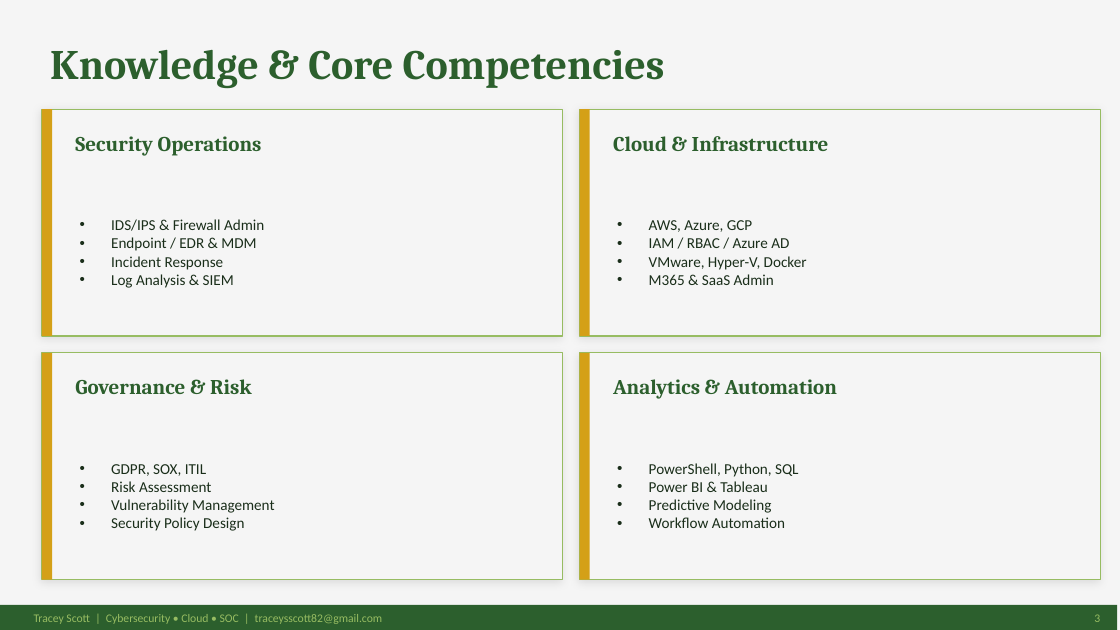
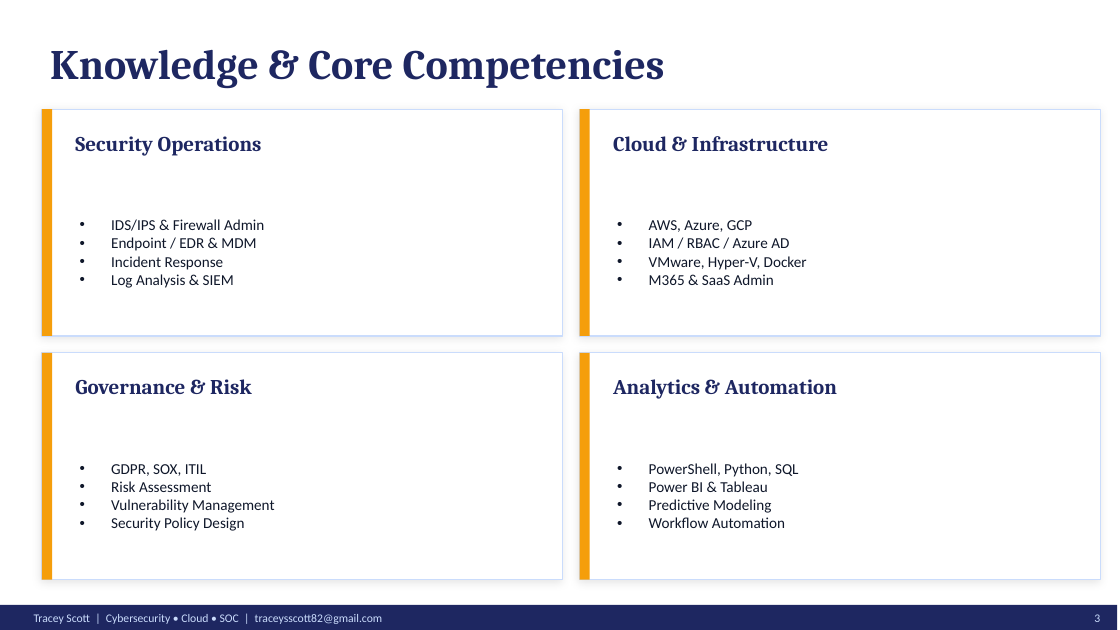
Before and after one commit to CyberTrace777/tracey-portfolio-deck, a slide deck: slide 3 of Tracey-Scott-Portfolio.pptx. Drawn at 1120x630 pixels with LibreOffice and Linux fonts; fonts in the diff are those of the drawing. Boxes give left, top, right and bottom in pixels: in the first picture for what was removed or moved away, otherwise in the second. Text is boxed around its words. In the diff, an @@ line names an element or a change of style, - is before the commit and + after.

Commit message:
Update deck colors to Midnight Executive palette

```diff
--- a/Tracey-Scott-Portfolio.pptx
+++ b/Tracey-Scott-Portfolio.pptx
@@ background #F5F5F5 to #FFFFFF @@
@@ fill #D4A017 to #F59E0B in 4 elements at (42,353,52,580), (580,353,590,580), (42,109,52,336), (580,109,590,336) @@
@@ fill #F5F5F5 to #FFFFFF; outline #97BC62 1 pt to #CADCFC 1 pt in 4 elements at (42,109,563,336), (580,109,1101,336), (42,353,563,580), (580,353,1101,580) @@
@@ text colour #2C5F2D to #1E2761 in 5 elements at (50,49,665,89), (75,136,262,156), (613,136,829,152), (75,379,252,394), (613,379,837,399) @@
@@ text colour #1A2E1A to #0F172A in 4 elements at (111,219,264,288), (649,220,807,285), (111,464,274,531), (649,463,798,528) @@
@@ rectangle at (0,605,1117,630): fill #2C5F2D to #1E2761 @@
@@ text "Tracey Scott | Cybersecurity • ..." at (34,614,382,624): text colour #97BC62 to #CADCFC @@
@@ text "3" at (1094,614,1100,622): text colour #97BC62 to #CADCFC @@
```
Also in this commit, not shown: 7 other slides changed, 10 other files.
